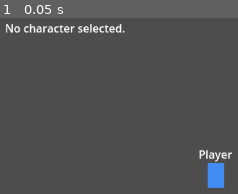
Above: before the commit, frame 1.
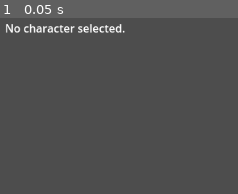
Above: after the commit, the same moment.

Repository: ademastrie/rpg_prototype
Game: Godot game, scene res://scenes/client/client_game.tscn
Two runs of this game, one before a commit and one after it. Both use one fixed random seed, a clock stepped at 60 frames per second and the inputs below. This scene is started directly instead of the project's main scene.
Inputs:
- Up to frame 1 (0.05 s): no input

The runs differ from the first frame. In frame 1, 1.5% of the frame differs, in the area x 83-98%, y 75-97%.

Commit message:
Add development launch scripts

Diff:
--- a/godot/scenes/client/client_game.tscn
+++ b/godot/scenes/client/client_game.tscn
@@ -1,13 +1,11 @@
-[gd_scene load_steps=3 format=3]
+[gd_scene load_steps=4 format=3]
 
 [ext_resource type="Script" path="res://scripts/client/client_game.gd" id="1_client_game"]
 [ext_resource type="PackedScene" path="res://scenes/shared/player_placeholder.tscn" id="2_player_placeholder"]
+[ext_resource type="Script" path="res://scripts/shared/world_spawner.gd" id="3_world_spawner"]
 
-[node name="ClientGame" type="Node2D"]
+[node name="Game" type="Node2D"]
 script = ExtResource("1_client_game")
-
-[node name="PlayerPlaceholder" parent="." instance=ExtResource("2_player_placeholder")]
-position = Vector2(320, 240)
 
 [node name="StatusLabel" type="Label" parent="."]
 offset_left = 16.0
@@ -15,3 +13,7 @@
 offset_right = 360.0
 offset_bottom = 40.0
 text = "Client game scene scaffold"
+
+[node name="WorldSpawner" type="Node2D" parent="."]
+script = ExtResource("3_world_spawner")
+player_placeholder_scene = ExtResource("2_player_placeholder")
--- a/godot/scenes/server/server_game.tscn
+++ b/godot/scenes/server/server_game.tscn
@@ -1,6 +1,12 @@
-[gd_scene load_steps=2 format=3]
+[gd_scene load_steps=4 format=3]
 
 [ext_resource type="Script" path="res://scripts/server/server_game.gd" id="1_server_game"]
+[ext_resource type="Script" path="res://scripts/shared/world_spawner.gd" id="2_world_spawner"]
+[ext_resource type="PackedScene" path="res://scenes/shared/player_placeholder.tscn" id="3_player_placeholder"]
 
-[node name="ServerGame" type="Node"]
+[node name="Game" type="Node"]
 script = ExtResource("1_server_game")
+
+[node name="WorldSpawner" type="Node2D" parent="."]
+script = ExtResource("2_world_spawner")
+player_placeholder_scene = ExtResource("3_player_placeholder")
--- a/godot/scripts/server/server_game.gd
+++ b/godot/scripts/server/server_game.gd
@@ -1,6 +1,10 @@
 extends Node
 
 @export var server_port: int = 7777
+
+@onready var world_spawner: Node2D = $WorldSpawner
+
+var connected_peers: Array[int] = []
 
 
 func _ready() -> void:
@@ -19,12 +23,17 @@
 		return
 
 	multiplayer.multiplayer_peer = peer
+	world_spawner.register_server_player()
 	print("ENet server started on port %s." % server_port)
 
 
 func _on_peer_connected(peer_id: int) -> void:
 	print("Peer connected: %s" % peer_id)
+	connected_peers.append(peer_id)
+	world_spawner.register_peer(peer_id)
 
 
 func _on_peer_disconnected(peer_id: int) -> void:
 	print("Peer disconnected: %s" % peer_id)
+	connected_peers.erase(peer_id)
+	world_spawner.unregister_peer(peer_id)
--- /dev/null
+++ b/godot/scripts/shared/world_spawner.gd
@@ -0,0 +1,68 @@
+extends Node2D
+
+const SERVER_PEER_ID := 1
+
+@export var player_placeholder_scene: PackedScene
+
+var players: Dictionary = {}
+var _spawned_nodes: Dictionary = {}
+
+
+func register_server_player() -> void:
+	_register_player(SERVER_PEER_ID)
+
+
+func register_peer(peer_id: int) -> void:
+	for existing_peer_id in players:
+		var spawn_position: Vector2 = players[existing_peer_id]
+		rpc_id(peer_id, "spawn_player", existing_peer_id, spawn_position)
+
+	_register_player(peer_id)
+	var peer_position: Vector2 = players[peer_id]
+	rpc("spawn_player", peer_id, peer_position)
+
+
+func unregister_peer(peer_id: int) -> void:
+	players.erase(peer_id)
+	rpc("despawn_player", peer_id)
+
+
+func _register_player(peer_id: int) -> void:
+	players[peer_id] = _spawn_position_for_peer(peer_id)
+
+
+func _spawn_position_for_peer(peer_id: int) -> Vector2:
+	return Vector2(160 + (peer_id % 8) * 72, 180 + int(peer_id / 8) * 72)
+
+
+@rpc("authority", "call_remote", "reliable")
+func spawn_player(peer_id: int, spawn_position: Vector2) -> void:
+	if _spawned_nodes.has(peer_id):
+		_spawned_nodes[peer_id].position = spawn_position
+		return
+
+	if player_placeholder_scene == null:
+		print("Cannot spawn player %s: player placeholder scene is not set." % peer_id)
+		return
+
+	var player := player_placeholder_scene.instantiate()
+	player.name = "Player_%s" % peer_id
+	player.position = spawn_position
+	add_child(player)
+	_spawned_nodes[peer_id] = player
+
+	var name_label := player.get_node_or_null("NameLabel")
+	if name_label != null:
+		name_label.text = "Peer %s" % peer_id
+
+	print("Spawned player for peer %s at %s." % [peer_id, spawn_position])
+
+
+@rpc("authority", "call_remote", "reliable")
+func despawn_player(peer_id: int) -> void:
+	if not _spawned_nodes.has(peer_id):
+		return
+
+	_spawned_nodes[peer_id].queue_free()
+	_spawned_nodes.erase(peer_id)
+	print("Despawned player for peer %s." % peer_id)
Not shown, added: godot/scripts/shared/world_spawner.gd.uid
Not shown, changed: README.md
Not shown, added: godot/scripts/dev/run_client.ps1
Not shown, added: godot/scripts/dev/run_server.ps1
Not shown, added: scripts/run_backend.ps1
